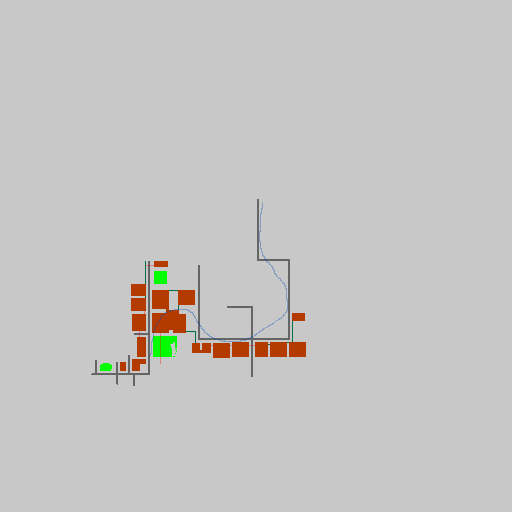
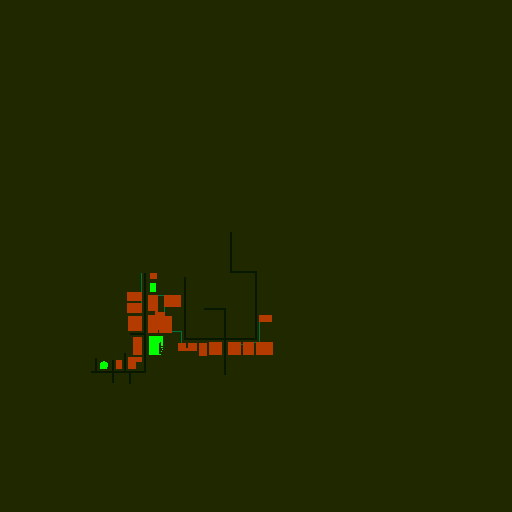
Two versions of the same layered image (512 × 512). Layer-by-layer changes:
hid "Layer" over [139, 202, 288, 364]
added layer "Layer #1" above "Background" over [0, 0, 512, 512]
painted on "Background" over [91, 199, 306, 386]
